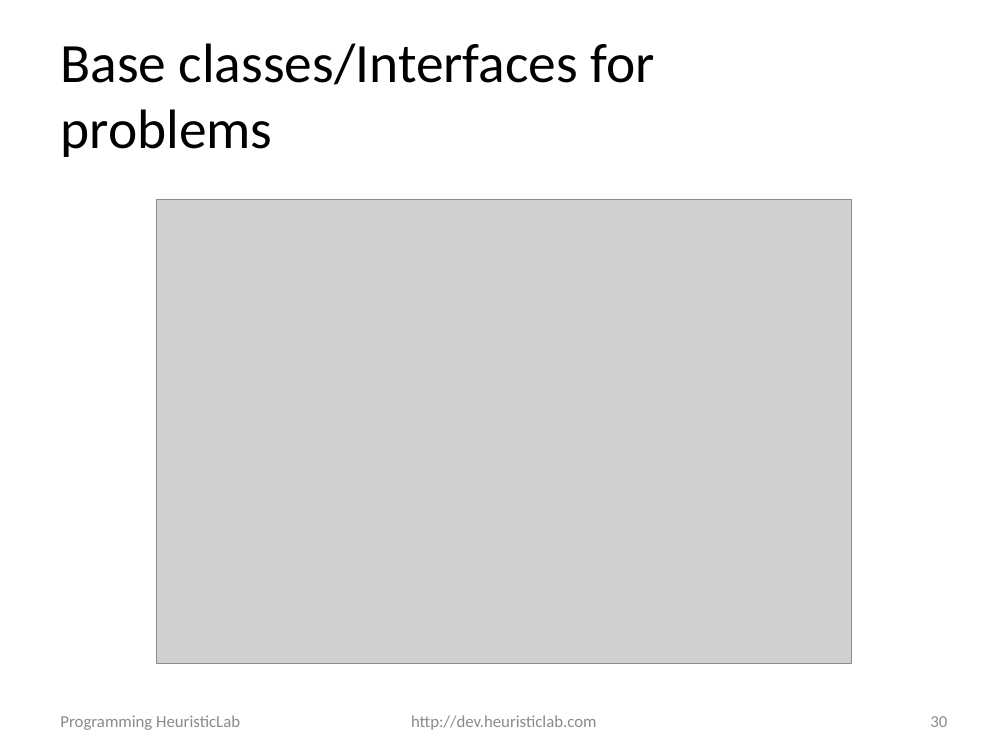
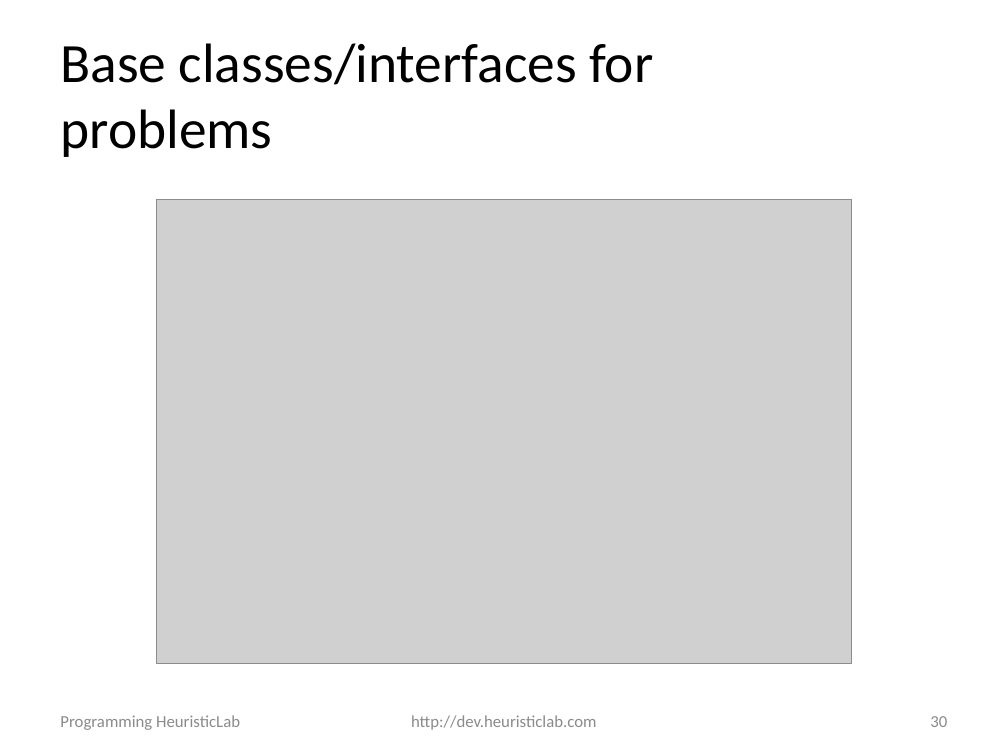
Before and after one commit to heal-research/HeuristicLab, a slide deck: slide 30 of documentation/Tutorials/Programming HeuristicLab - Algorithms and Problems.pptx. Drawn at 1008x756 pixels with LibreOffice and Linux fonts; fonts in the diff are those of the drawing; grey boxes stand for pictures; background and template pictures are left out. Boxes give left, top, right and bottom in pixels: in the first picture for what was removed or moved away, otherwise in the second. Text is boxed around its words. In the diff, an @@ line names an element or a change of style, - is before the commit and + after.

```diff
--- a/documentation/Tutorials/Programming HeuristicLab - Algorithms and Problems.pptx
+++ b/documentation/Tutorials/Programming HeuristicLab - Algorithms and Problems.pptx
@@ title at <box>60,43,653,157</box>: text changed @@
-Base classes/Interfaces for problems
+Base classes/interfaces for problems
```
Also in this commit, not shown: 4 other slides changed, 3 other files.
